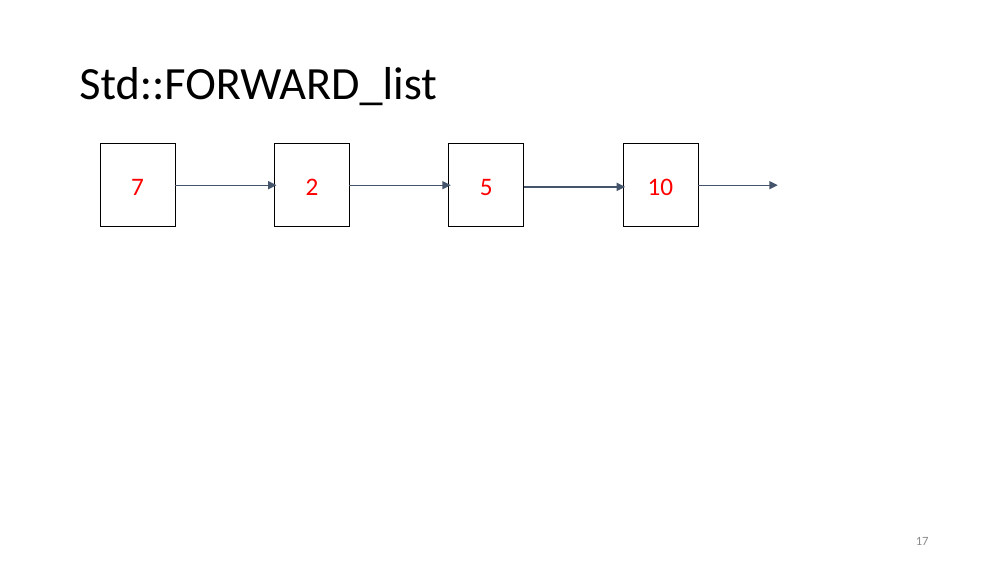
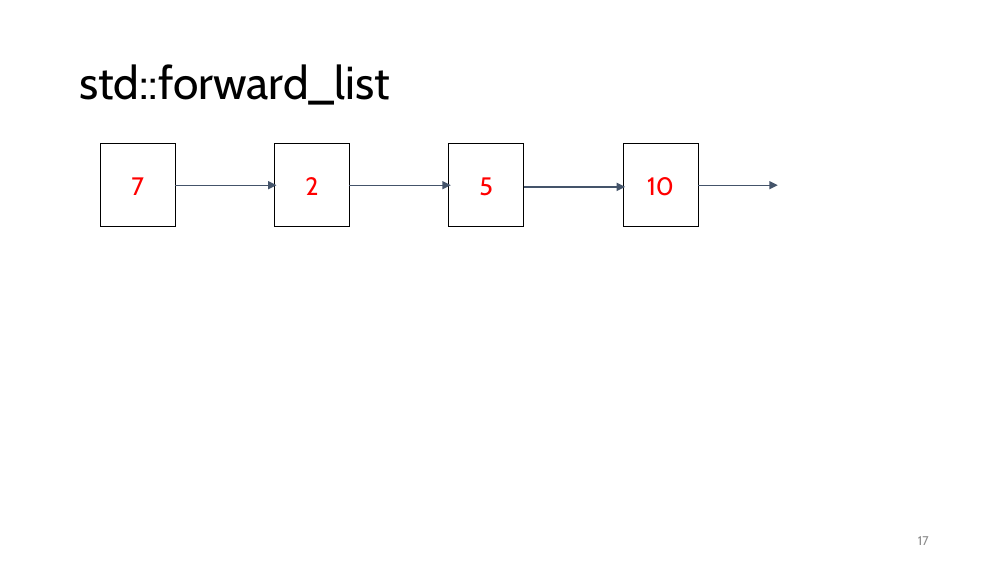
Before and after one commit to rarutyun/cpp-courses, a slide deck: slide 17 of 03_containrers_and_initialization/03_containers.pptx. Drawn at 1008x567 pixels with LibreOffice and Linux fonts; fonts in the diff are those of the drawing. Boxes give left, top, right and bottom in pixels: in the first picture for what was removed or moved away, otherwise in the second. Text is boxed around its words. In the diff, an @@ line names an element or a change of style, - is before the commit and + after.

Commit message:
Change font to Calibri

```diff
--- a/03_containrers_and_initialization/03_containers.pptx
+++ b/03_containrers_and_initialization/03_containers.pptx
@@ title at (79,64,390,105): text changed; font Calibri to Cabin @@
-Std::FORWARD_list
+std::forward_list
@@ font Calibri to Cabin in 4 elements at (100,144,174,227), (274,144,349,227), (449,144,523,227), (623,144,698,227) @@
```
Also in this commit, not shown: 19 other slides changed.
